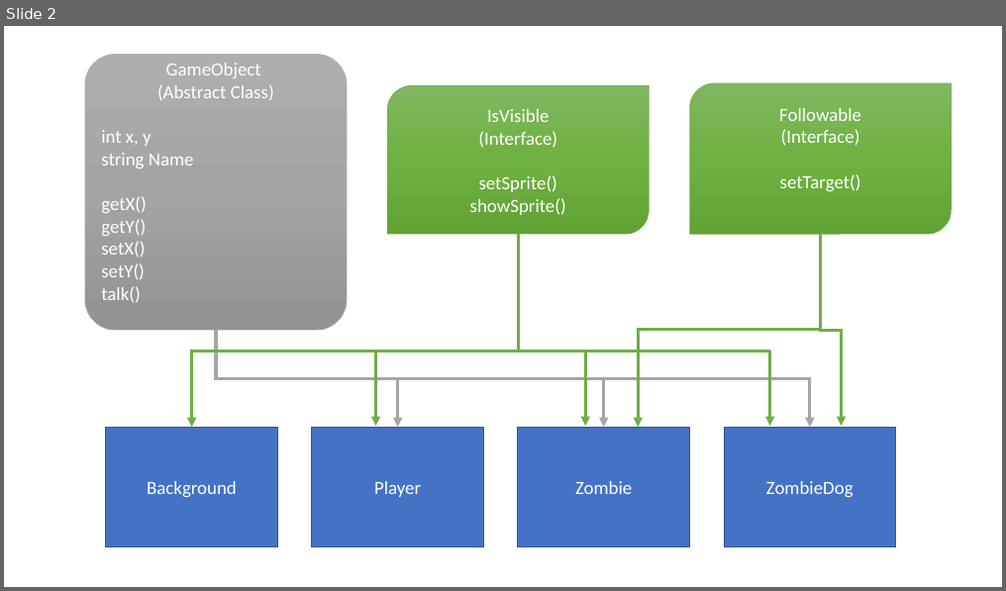
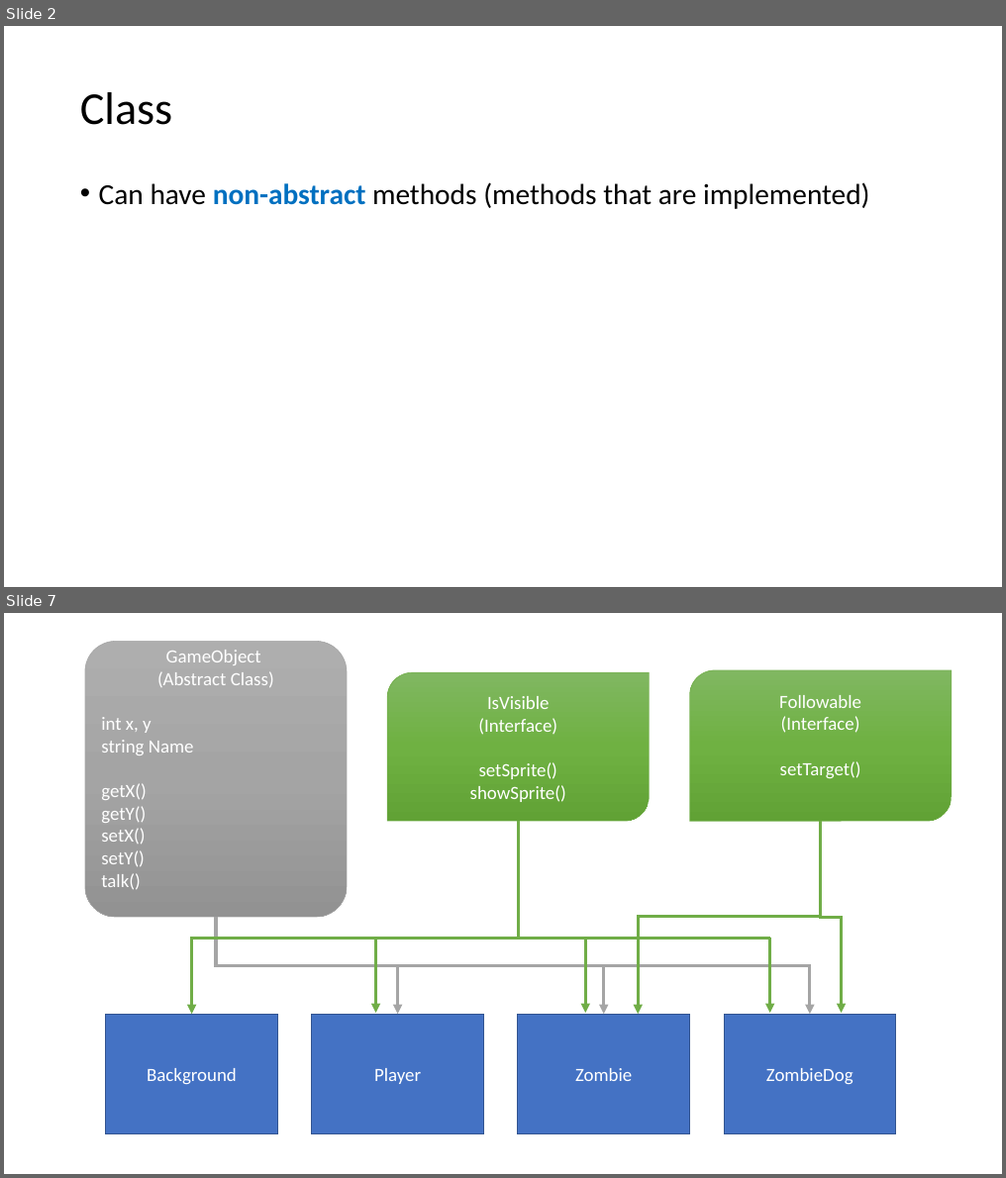
Before and after one commit to echoaj/TCS_PowerPoints, a slide deck: PowerPoints/Abstract Classes.pptx. Shown one above the other, each under a label of ours: slide 2 before the commit, slides 2 and 7 after it; the slides between them are not shown. The pictures are 1006x591 and 1006x1178 pixels, drawn with LibreOffice and Linux fonts; fonts in the diff are those of the drawing. Boxes give left, top, right and bottom in pixels: in the first picture for what was removed or moved away, otherwise in the second. Text is boxed around its words. In the diff, an @@ line names an element or a change of style, - is before the commit and + after.

```diff
--- a/PowerPoints/Abstract Classes.pptx
+++ b/PowerPoints/Abstract Classes.pptx
@@ slide 2 added at box(4, 26, 1002, 587), background #FFFFFF @@
@@ title added at box(80, 92, 172, 125), 44 pt, text #000000 @@
+Class
@@ text added at box(99, 182, 870, 209), 28 pt, text #000000 @@
+• Can have non-abstract methods (methods that are implemented)
@@ what was slide 2 is now slide 7 @@
```
Also in this commit, not shown: 5 other slides added, 1 slide removed, 1 other file.
